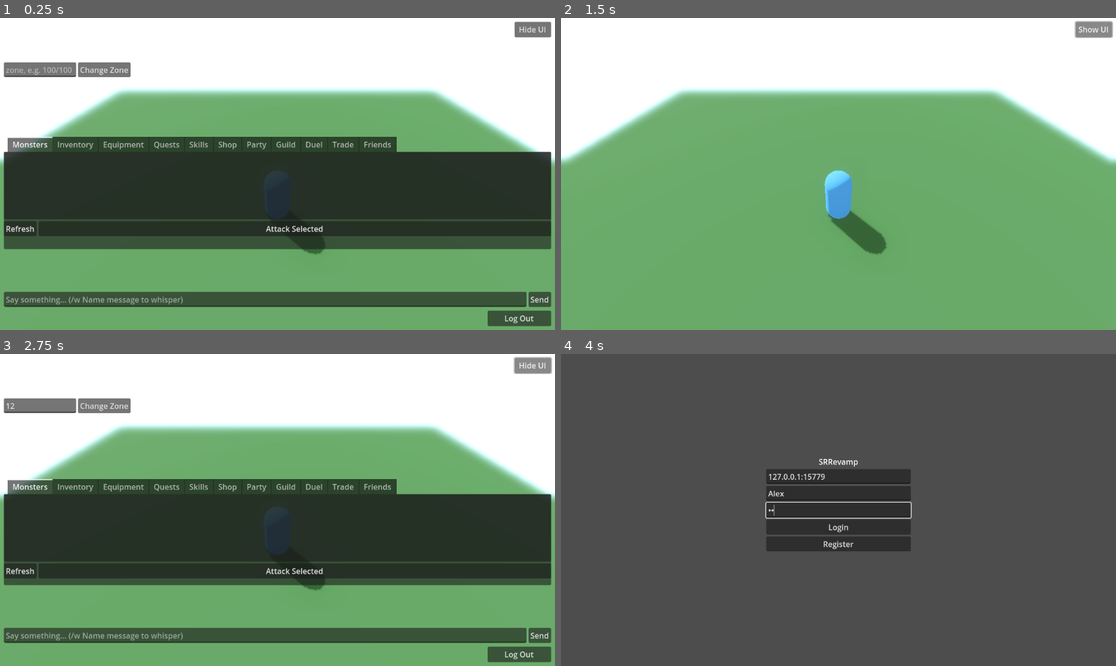
Above: before the commit, frames 1-4 (two rows, left to right).
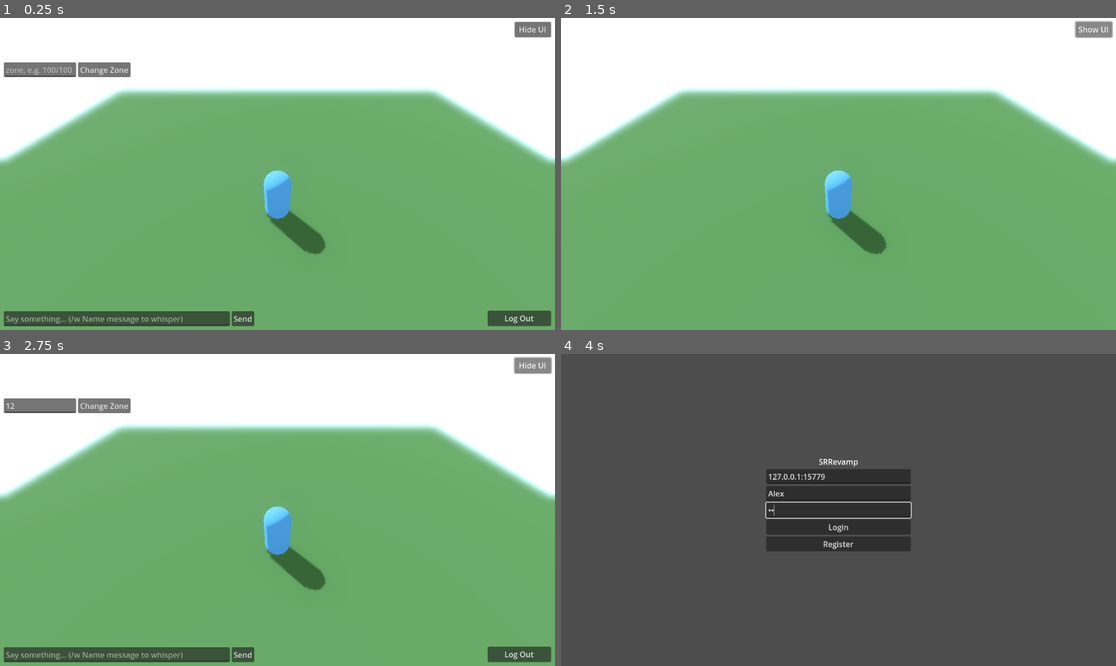
Above: after the commit, the same moments.

Repository: TheOpenSRO/OpenSRO
Game: Godot game, scene res://scenes/World3D.tscn
Same seed, same stepped clock (60 frames per second), same inputs: the game is played once before the commit and once after it. This scene is started directly instead of the project's main scene.
Inputs (mouse positions are in pixels of both pictures, inside the frame that each line leads up to):
- Up to frame 1 (0.25 s): no input
- Up to frame 2 (1.5 s): click (599, 71) at 0.52 s; type "12" at 0.6 s; click "Hide UI" at 1.25 s
- Up to frame 3 (2.75 s): click "Show UI" at 2 s
- Up to frame 4 (4 s): click "Log Out" at 2.75 s; click (838, 494) at 3.52 s; type "Alex" at 3.6 s; click (838, 510) at 3.75 s; type "12" at 3.83 s

The runs differ from the first frame. In frame 1, 41% of the frame differs, in the area x 0-100%, y 38-99%; in frame 2, nothing differs; in frame 3, 39%; in frame 4, nothing differs.

Commit message:
Stop the camera parking inside the palace gate, and uncover the world
Two fixes, both found by rendering the real Jangan spawn now that the player
is no longer buried under the map.

The debug HUD covered roughly 70% of a real 1152x648 window: a full-width
220px tab strip above a full-width chat panel above the log-out row, leaving
the world a letterbox strip. Real Silkroad opens inventory/skills/shop as
windows and leaves the view clear, so the tab panel is now hidden until Tab
asks for it, and chat stays visible but narrowed to the bottom-left corner.

That revealed the bottom half of the screen filled with a huge blurry brick
texture meeting the grass along a hard straight line -- the long-reported
"the brown is a straight line next to the green", assumed for several rounds
to be a terrain texture-blending bug. It was not. Forcing the feathered blend
overlays to opaque red showed them drawing out in the grass but nowhere near
that line, and raycasting from the camera through six spread screen points
returned cj_pal_bigdoor/CJ_pal_bigdoor_wall01 every time at essentially one
3D point -- a surface about a unit in front of the camera.

SpringArm3D with no shape sweeps one infinitely thin ray and slips through any
gap narrower than the near plane. The Jangan spawn sits at the palace gate, so
the arm threaded it and parked the camera inside the wall. Pulling back to 400
units showed the gate, roof, red walls, willows and stone plaza all rendering
correctly the whole time. A SphereShape3D on the arm cannot thread a gap
narrower than its radius; the radius is a disclosed choice just under the
player capsule's own 3.19, so anywhere the player fits the camera follows.

The coplanar-overlay depth-tie theory tried first was disproved by the red
test and reverted rather than kept with a wrong explanation attached.

Co-Authored-By: Claude Opus 5 <noreply@anthropic.com>
Claude-Session: https://claude.ai/code/session_01NNCkRGXaS9HMLcwtdbYUhQ

Diff:
--- a/client/project.godot
+++ b/client/project.godot
@@ -48,6 +48,11 @@
 "events": [Object(InputEventKey,"resource_local_to_scene":false,"resource_name":"","device":-1,"window_id":0,"alt_press …(195 unchanged characters)…
 ]
 }
+toggle_panels={
+"deadzone": 0.5,
+"events": [Object(InputEventKey,"resource_local_to_scene":false,"resource_name":"","device":-1,"window_id":0,"alt_pressed":false,"shift_pressed":false,"ctrl_pressed":false,"meta_pressed":false,"pressed":false,"keycode":0,"physical_keycode":4194306,"key_label":0,"unicode":0,"location":0,"echo":false,"script":null)
+]
+}
 move_forward={
 "deadzone": 0.5,
 "events": [Object(InputEventKey,"resource_local_to_scene":false,"resource_name":"","device":-1,"window_id":0,"alt_press …(190 unchanged characters)…
--- a/client/scenes/World3D.tscn
+++ b/client/scenes/World3D.tscn
@@ -24,6 +24,9 @@
 
 [sub_resource type="BoxShape3D" id="BoxShape3D_voidcatch"]
 size = Vector3(200000, 10, 200000)
+
+[sub_resource type="SphereShape3D" id="SphereShape3D_cameraarm"]
+radius = 3.0
 
 [sub_resource type="Environment" id="Environment_world3d"]
 background_mode = 1
@@ -76,6 +79,7 @@
 spring_length = 45.0
 margin = 5.0
 collision_mask = 1
+shape = SubResource("SphereShape3D_cameraarm")
 
 [node name="Camera3D" type="Camera3D" parent="Player/CameraArm"]
 current = true
@@ -134,7 +138,8 @@
 offset_top = 48.0
 offset_right = 460.0
 offset_bottom = 88.0
-text = "WASD/arrows or left-click to move. Right-drag to look around, scroll to zoom. F10 hides UI."
+text = "WASD/arrows or left-click to move. Right-drag to look around, scroll to zoom.
+Tab opens inventory/skills/shop panels. F10 hides UI."
 
 [node name="DisconnectButton" type="Button" parent="UI/Control"]
 layout_mode = 1
@@ -154,15 +159,14 @@
 
 [node name="ChatPanel" type="VBoxContainer" parent="UI/Control"]
 layout_mode = 1
-anchors_preset = 12
+anchors_preset = 2
 anchor_top = 1.0
-anchor_right = 1.0
 anchor_bottom = 1.0
 offset_left = 8.0
-offset_top = -160.0
-offset_right = -8.0
-offset_bottom = -48.0
-grow_horizontal = 2
+offset_top = -132.0
+offset_right = 528.0
+offset_bottom = -8.0
+grow_horizontal = 1
 grow_vertical = 0
 
 [node name="ChatLog" type="RichTextLabel" parent="UI/Control/ChatPanel"]
@@ -200,16 +204,18 @@
 text = "Change Zone"
 
 [node name="ActionTabs" type="TabContainer" parent="UI/Control"]
+visible = false
 layout_mode = 1
-anchors_preset = 12
+anchors_preset = 3
+anchor_left = 1.0
 anchor_top = 1.0
 anchor_right = 1.0
 anchor_bottom = 1.0
-offset_left = 8.0
-offset_top = -388.0
+offset_left = -560.0
+offset_top = -448.0
 offset_right = -8.0
-offset_bottom = -168.0
-grow_horizontal = 2
+offset_bottom = -140.0
+grow_horizontal = 0
 grow_vertical = 0
 mouse_filter = 1
 
--- a/client/scripts/World3D.gd
+++ b/client/scripts/World3D.gd
@@ -523,6 +523,28 @@
 
 @onready var player: CharacterBody3D = $Player
 @onready var player_mesh: MeshInstance3D = $Player/Mesh
+## The third-person camera arm. It carries a real SphereShape3D in
+## World3D.tscn rather than being left as a bare ray.
+##
+## **Added 2026-09-03.** With no shape, SpringArm3D sweeps a single infinitely
+## thin ray from the player outward, which slips straight through any gap
+## narrower than the camera's own near plane -- and the real Jangan spawn sits
+## directly at the real palace gate (`cj_pal_bigdoor`), so the arm threaded the
+## gate structure and parked the camera *inside* `CJ_pal_bigdoor_wall01`. A real
+## headless render of the real spawn showed the bottom half of the window filled
+## with an enormous blurry brick texture meeting the grass along a hard,
+## perfectly straight horizontal line, which had been read for several rounds as
+## a terrain texture-blending problem. It was not: raycasting from the camera
+## through six widely-spread screen points returned that same wall collider at
+## essentially one 3D point every time, meaning the surface was roughly a unit
+## in front of the camera. Pulling the camera back to 400 units showed the real
+## gate, roof, red walls, willows and stone plaza all rendering correctly the
+## whole time -- the view was simply buried in a wall.
+##
+## Sweeping a real sphere instead cannot thread gaps narrower than its radius.
+## The radius is a disclosed choice, not real data: just under the player
+## capsule's own 3.19 radius, so anywhere the player themselves fits, the camera
+## can follow.
 @onready var camera_arm: SpringArm3D = $Player/CameraArm
 @onready var camera_3d: Camera3D = $Player/CameraArm/Camera3D
 @onready var ground_mesh: MeshInstance3D = $Ground/Mesh
@@ -553,6 +575,7 @@
 @onready var character_label: Label = $UI/Control/CharacterLabel
 @onready var ui_control: Control = $UI/Control
 @onready var hide_ui_button: Button = $UI/HideUIButton
+@onready var action_tabs: TabContainer = $UI/Control/ActionTabs
 @onready var zone_input: LineEdit = $UI/Control/ZoneInput
 @onready var chat_log: RichTextLabel = $UI/Control/ChatPanel/ChatLog
 @onready var chat_input: LineEdit = $UI/Control/ChatPanel/ChatInputRow/ChatInput
@@ -2898,9 +2921,27 @@
 	ui_control.visible = not ui_control.visible
 	hide_ui_button.text = "Show UI" if not ui_control.visible else "Hide UI"
 
+## Toggles the tabbed panel holding inventory, equipment, skills, shop, party
+## and the rest.
+##
+## It used to be a permanently visible strip spanning the full window width and
+## 220 pixels tall, sitting directly above an equally full-width chat panel. A
+## real headless render of the real Jangan spawn measured the two of them, plus
+## the log-out row beneath, covering roughly 70% of the window -- the world was
+## reduced to a letterbox strip along the top. Real Silkroad keeps inventory,
+## skills and shop in windows the player opens and closes, and leaves the view
+## itself clear, so the panel is now hidden until asked for. Chat stays visible
+## (it is, as in the real client, a running log rather than a window) but is
+## narrowed to the bottom-left corner instead of spanning the full width.
+func _toggle_action_panels() -> void:
+	action_tabs.visible = not action_tabs.visible
+
 func _unhandled_input(event: InputEvent) -> void:
 	if event.is_action_pressed("toggle_ui"):
 		_toggle_ui_visibility()
+
+	if event.is_action_pressed("toggle_panels"):
+		_toggle_action_panels()
 
 	if event is InputEventMouseButton:
 		if event.button_index == MOUSE_BUTTON_RIGHT:
Not shown, changed: docs/WORLD_ISSUES.md
